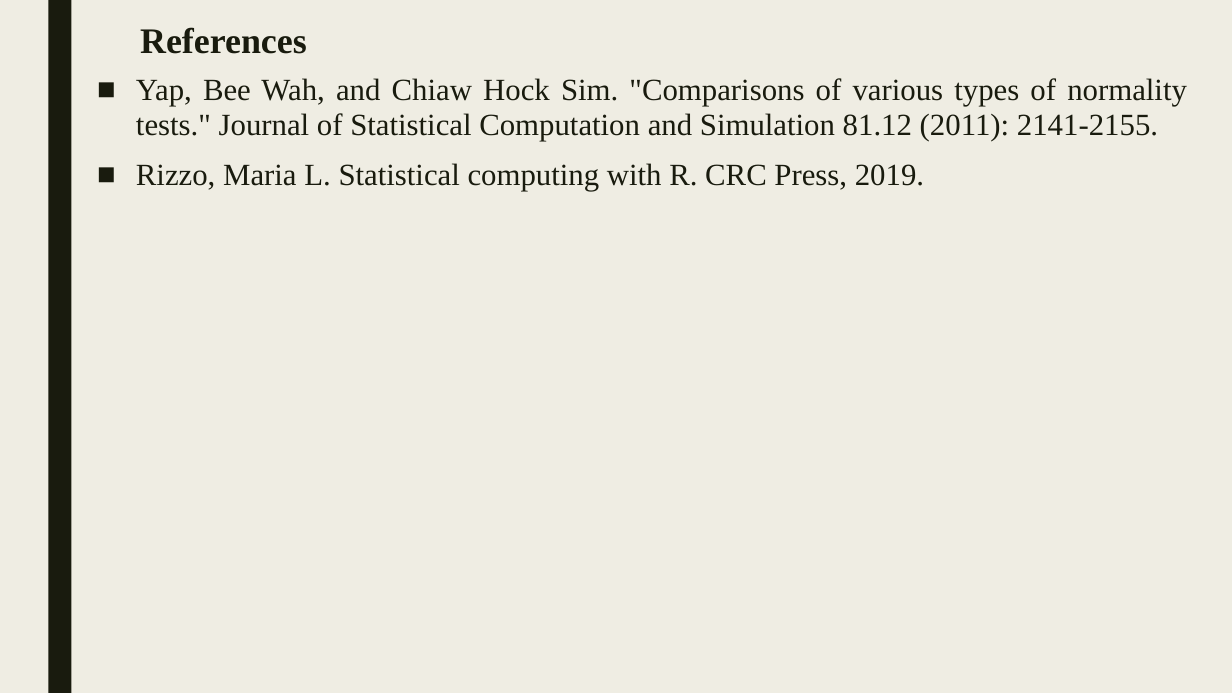
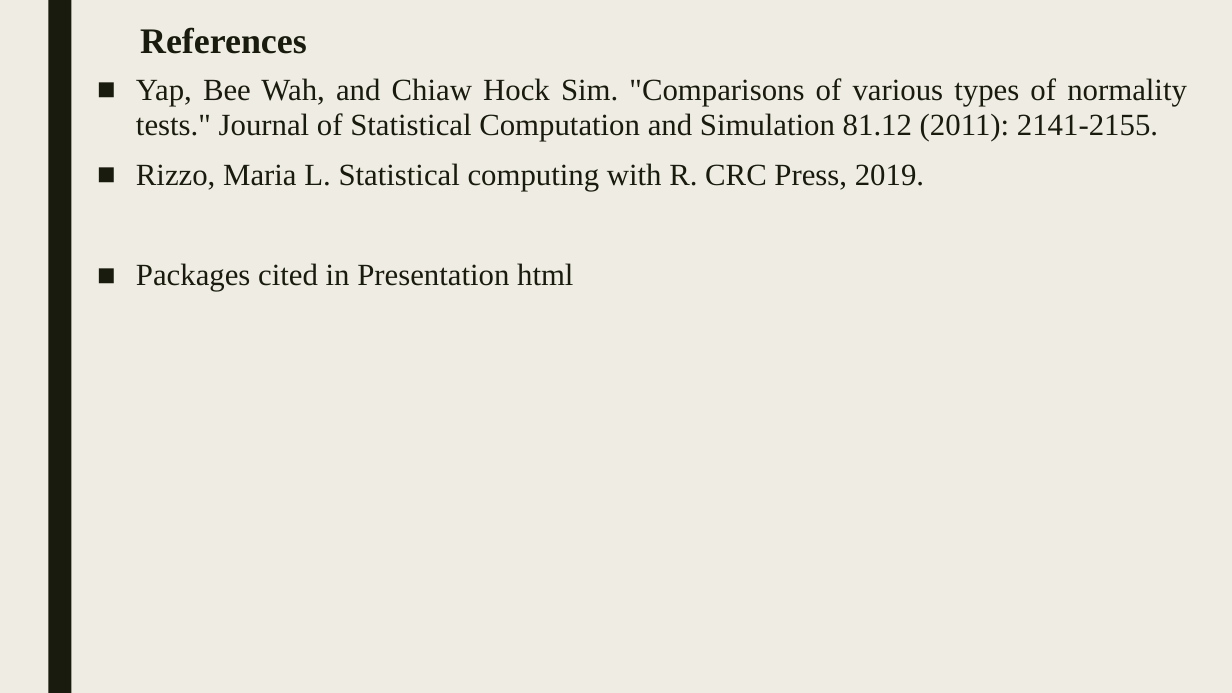
Before and after one commit to godseykj/ComputingProject-MATH6570, a slide deck: slide 19 of NormalityTests.pptx. Drawn at 1232x693 pixels with LibreOffice and Linux fonts; fonts in the diff are those of the drawing. Boxes give left, top, right and bottom in pixels: in the first picture for what was removed or moved away, otherwise in the second. Text is boxed around its words. In the diff, an @@ line names an element or a change of style, - is before the commit and + after.

Commit message:
fixed typos

```diff
--- a/NormalityTests.pptx
+++ b/NormalityTests.pptx
@@ text at [136, 263, 573, 291]: paragraph added @@
+■ Packages cited in Presentation html
```
Also in this commit, not shown: 6 other slides changed.
